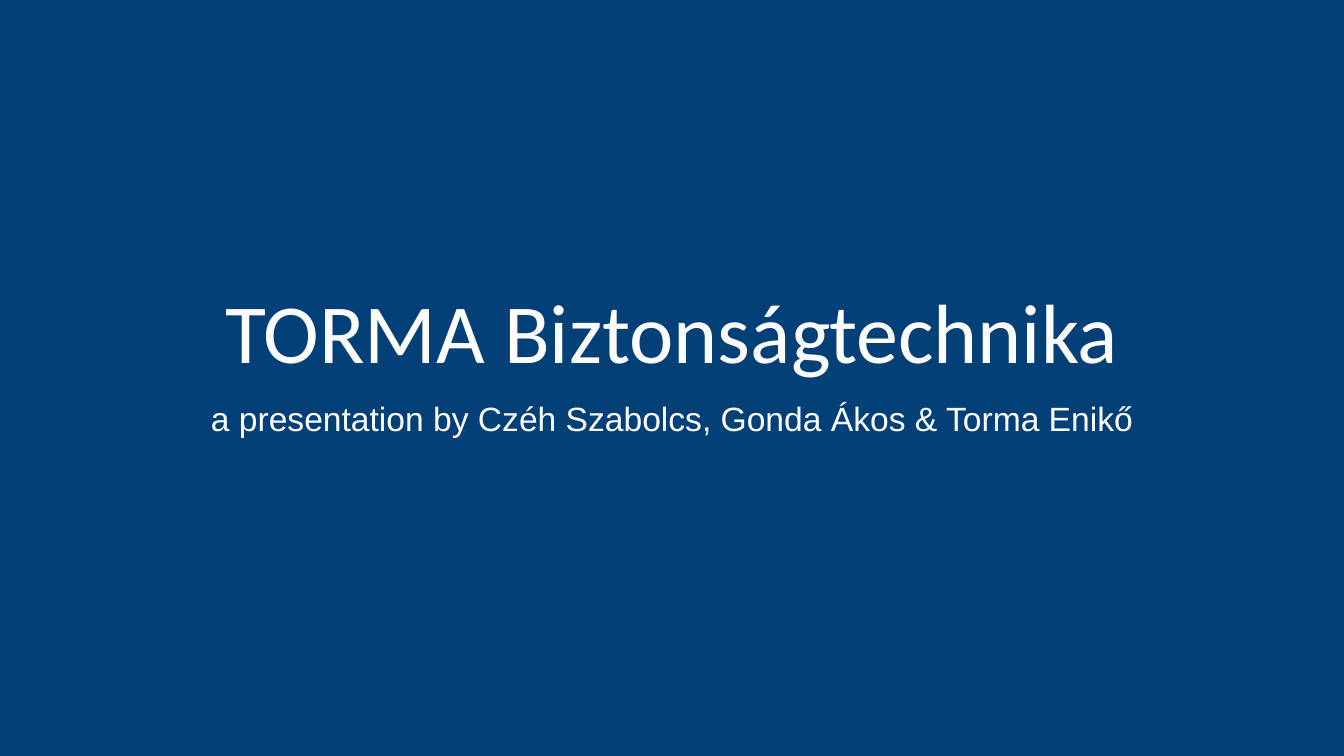
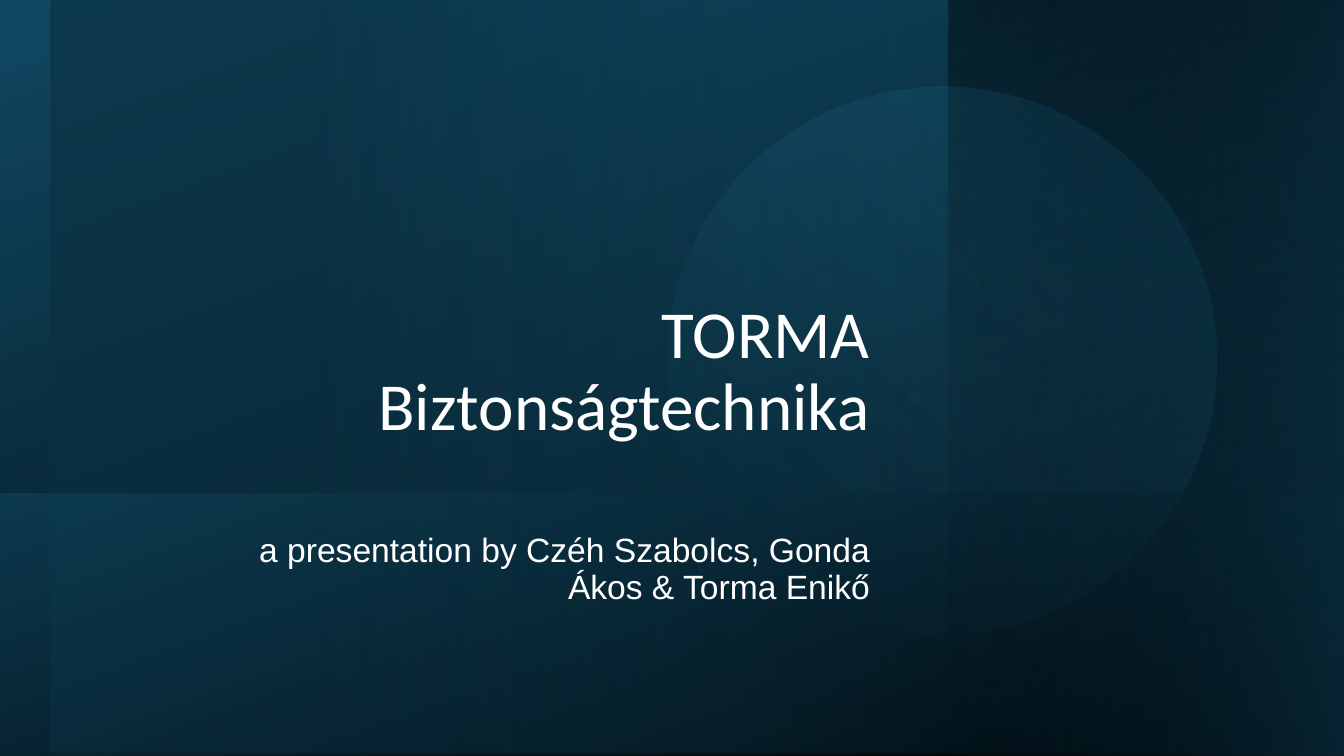
Before and after one commit to maggotstf2/mestermu, a slide deck: slide 1 of documentation/TORMA Biztonságtechnika.pptx. Drawn at 1344x756 pixels with LibreOffice and Linux fonts; fonts in the diff are those of the drawing. Boxes give left, top, right and bottom in pixels: in the first picture for what was removed or moved away, otherwise in the second. Text is boxed around its words. In the diff, an @@ line names an element or a change of style, - is before the commit and + after.

```diff
--- a/documentation/TORMA Biztonságtechnika.pptx
+++ b/documentation/TORMA Biztonságtechnika.pptx
@@ background #034078 to #FFFFFF @@
@@ rectangle added at [0, 0, 1344, 756], fill gradient #000000 to #104862 @@
@@ rectangle added at [50, 0, 1344, 754], fill gradient #0B3041 to #156082 @@
@@ ellipse added at [604, 24, 1280, 698], fill gradient #156082 to #46B1E1 @@
@@ rectangle added at [948, 1, 1344, 756], fill gradient #104862 to #000000 @@
@@ rectangle added at [949, 0, 1344, 756], fill gradient #104862 to #000000 @@
@@ title "TORMA Biztonságtechnika": place and size @@
-title "TORMA Biztonságtechnika" at [225, 304, 1118, 378]
+title "TORMA Biztonságtechnika" at [378, 314, 870, 442]
@@ title "TORMA Biztonságtechnika" at [378, 314, 870, 442]: size 60 to 48 pt, text colour #FEFCFB to #FFFFFF; alignment centre to right @@
@@ rectangle added at [1, 494, 1344, 756], fill gradient #104862 to #000000 @@
@@ subtitle "a presentation by Czéh Szabolcs, ...": place and size @@
-subtitle "a presentation by Czéh Szabolcs, ..." at [211, 404, 1133, 438]
+subtitle "a presentation by Czéh Szabolcs, ..." at [259, 537, 870, 600]
@@ subtitle "a presentation by Czéh Szabolcs, ..." at [259, 537, 870, 600]: text colour #FEFCFB to #FFFFFF; alignment centre to right @@
```
Also in this commit, not shown: 4 other slides changed, 5 slides added.
